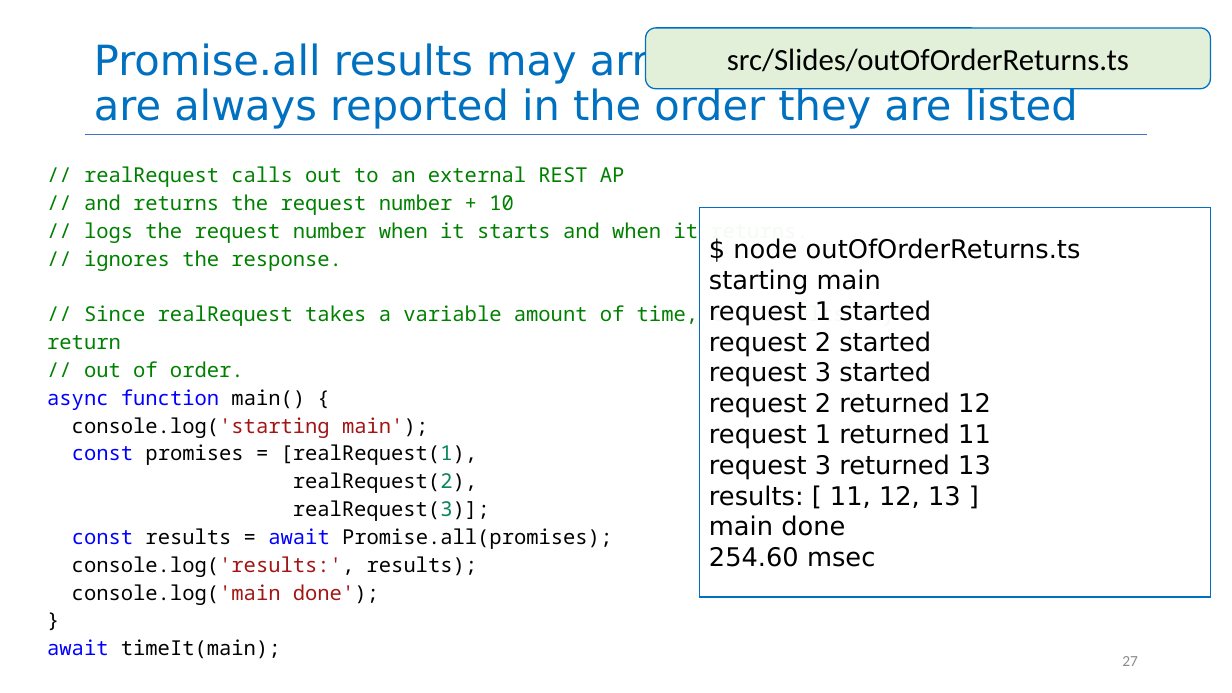
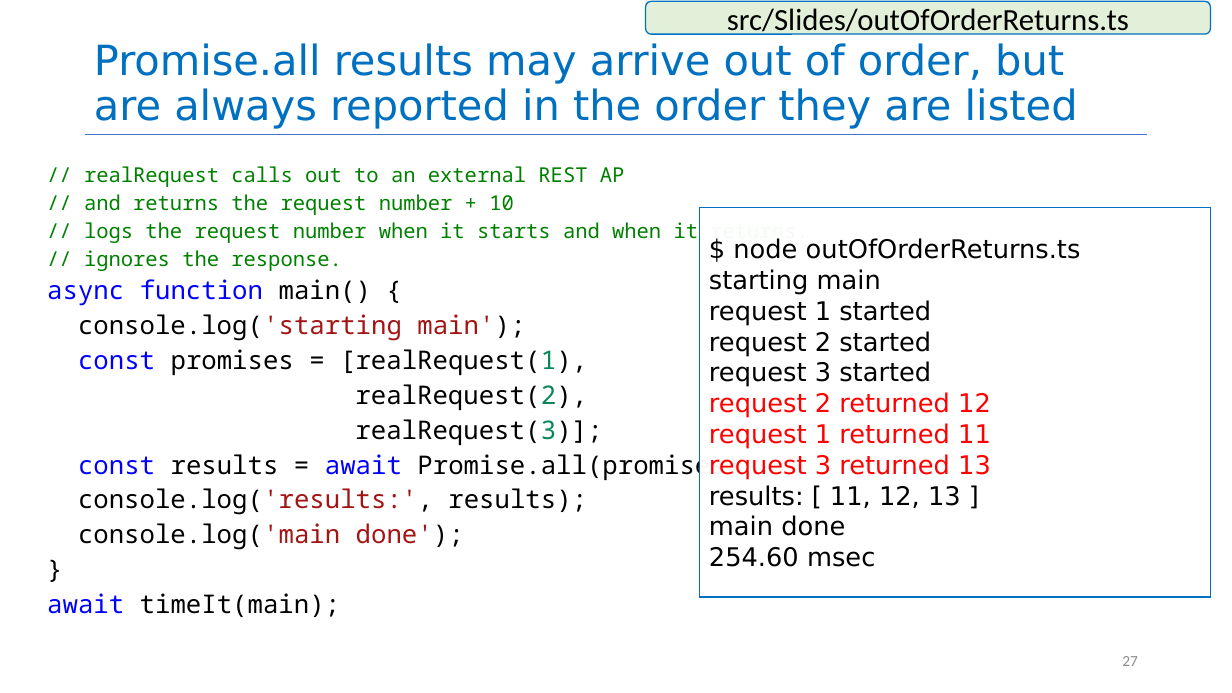
Before and after one commit to neu-se/CS4530-Fall-2026, a slide deck: slide 27 of Slides/Module 08 Concurrency.pptx. Drawn at 1232x693 pixels with LibreOffice and Linux fonts; fonts in the diff are those of the drawing. Boxes give left, top, right and bottom in pixels: in the first picture for what was removed or moved away, otherwise in the second. Text is boxed around its words. In the diff, an @@ line names an element or a change of style, - is before the commit and + after.

```diff
--- a/Slides/Module 08 Concurrency.pptx
+++ b/Slides/Module 08 Concurrency.pptx
@@ rounded rectangle "src/Slides/outOfOrderReturns.ts": place and size @@
-rounded rectangle "src/Slides/outOfOrderReturns.ts" at bbox=[646, 28, 1211, 89]
+rounded rectangle "src/Slides/outOfOrderReturns.ts" at bbox=[646, 1, 1211, 34]
@@ text at bbox=[47, 279, 756, 617]: size 16 to 20 pt in "async function main() {", "console.log('starting main');", "const promises = [realRequest(1),", "realRequest(2)," and 6 more places @@
@@ text at bbox=[47, 302, 895, 378]: paragraphs removed @@
-// Since realRequest takes a variable amount of time, the results may return
-// out of order.
@@ text in rectangle at bbox=[709, 392, 991, 479]: text colour #000000 to #FF0000 in "request 2 returned 12", "request 1 returned 11", "request 3 returned 13" @@
```
Also in this commit, not shown: 3 other slides changed, 1 other file.
